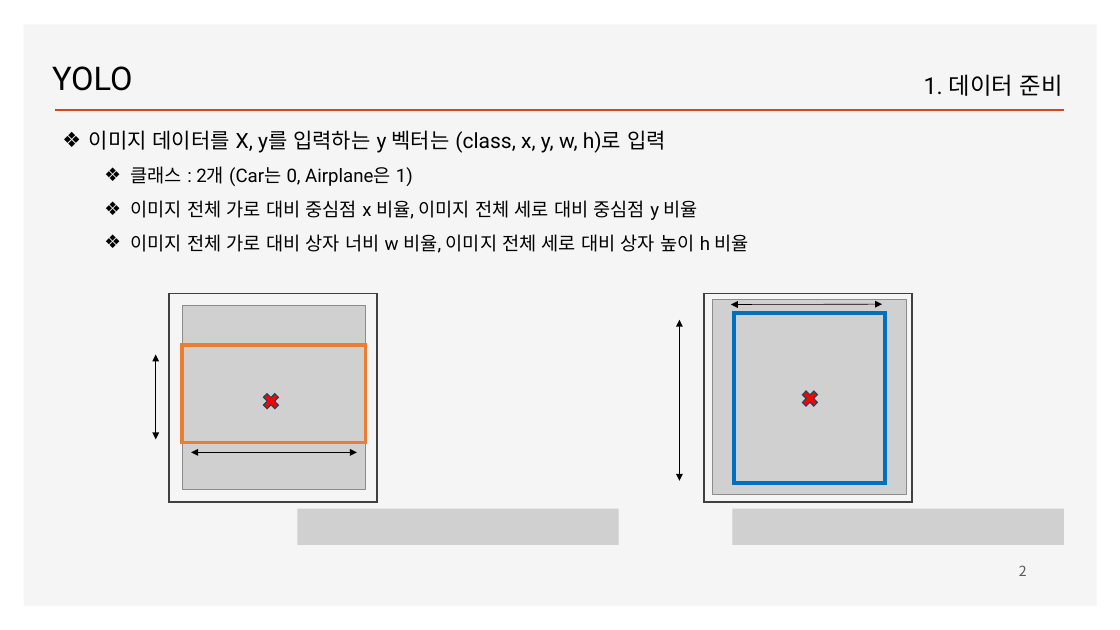
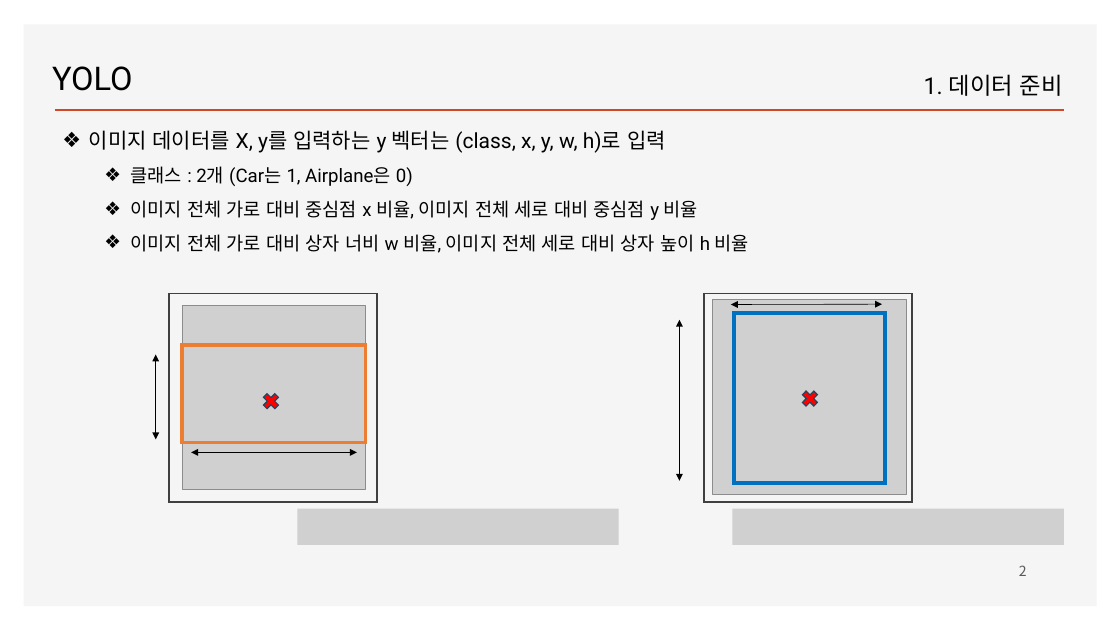
Before and after one commit to ancestor9/2026_Fall_Deep-Learning-with-Python, a slide deck: slide 2 of CNN/Object detection_YOLO.pptx. Drawn at 1120x630 pixels with LibreOffice and Linux fonts; fonts in the diff are those of the drawing; grey boxes stand for pictures; background and template pictures are left out. Boxes give left, top, right and bottom in pixels: in the first picture for what was removed or moved away, otherwise in the second. Text is boxed around its words. In the diff, an @@ line names an element or a change of style, - is before the commit and + after.

```diff
--- a/CNN/Object detection_YOLO.pptx
+++ b/CNN/Object detection_YOLO.pptx
@@ text at [131, 166, 413, 186]: text changed @@
-  ❖ 클래스 : 2개 (Car는 0, Airplane은 1)
+  ❖ 클래스 : 2개 (Car는 1, Airplane은 0)
```
Also in this commit, not shown: 1 other slide changed, 1 slide added.
